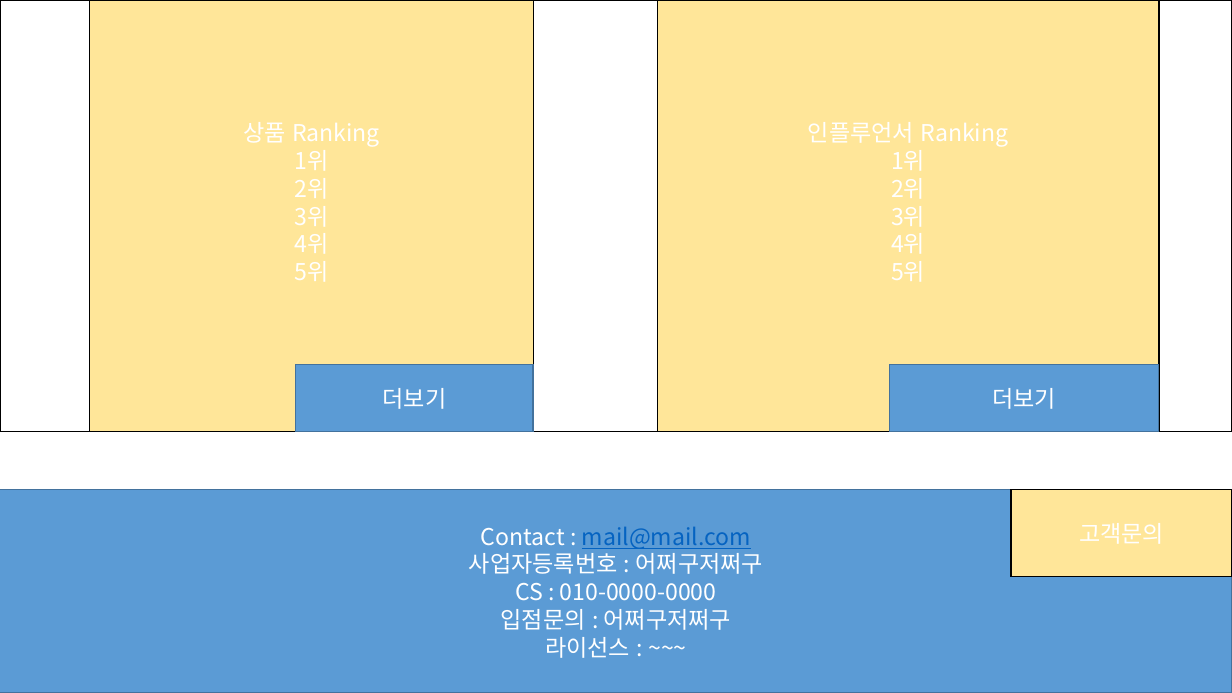
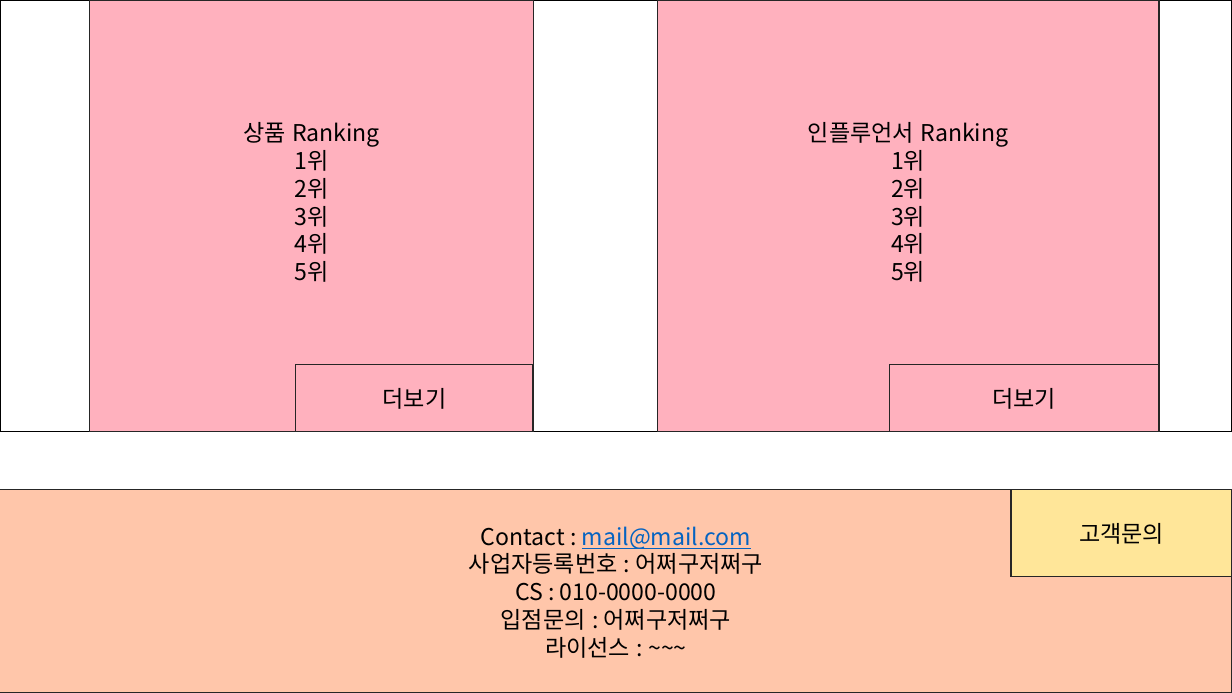
Before and after one commit to lectykim/sreview, a slide deck: slide 5 of hi/view powerpoint.pptx. Drawn at 1232x693 pixels with LibreOffice and Linux fonts; fonts in the diff are those of the drawing. Boxes give left, top, right and bottom in pixels: in the first picture for what was removed or moved away, otherwise in the second. Text is boxed around its words. In the diff, an @@ line names an element or a change of style, - is before the commit and + after.

Commit message:
change color

```diff
--- a/hi/view powerpoint.pptx
+++ b/hi/view powerpoint.pptx
@@ rectangle "상품 Ranking" at [90, 0, 533, 432]: fill #FFE699 to #FFB1BE; outline #000000 1 pt to #262626 1 pt @@
@@ rectangle "인플루언서 Ranking" at [657, 0, 1159, 432]: fill #FFE699 to #FFB1BE; outline #000000 1 pt to #262626 1 pt @@
@@ text in rectangle at [243, 122, 380, 282]: text added @@
+상품 Ranking
+1위
+2위
+3위
+4위
+5위
@@ text in rectangle at [808, 122, 1009, 282]: text added @@
+인플루언서 Ranking
+1위
+2위
+3위
+4위
+5위
@@ rectangle "더보기" at [296, 364, 533, 432]: text colour #FFFFFF to #000000; fill #5B9BD5 to #FFB1BE; outline #43739E 1 pt to #262626 1 pt @@
@@ rectangle "더보기" at [890, 364, 1159, 432]: text colour #FFFFFF to #000000; fill #5B9BD5 to #FFB1BE; outline #43739E 1 pt to #262626 1 pt @@
@@ rectangle "Contact : mail@mail.com" at [0, 490, 1232, 693]: text colour #FFFFFF to #000000 in "Contact :", "사업자등록번호 : 어쩌구저쩌구", "CS : 010-0000-0000", "입점문의 : 어쩌구저쩌구" and 1 more places; fill #5B9BD5 to #FFC6AA; outline #43739E 1 pt to #262626 1 pt @@
@@ rectangle "고객문의" at [1011, 490, 1232, 577]: outline #000000 1 pt to #262626 1 pt @@
@@ text in rectangle at [1079, 523, 1164, 544]: text added @@
+고객문의
```
Also in this commit, not shown: 15 other slides changed.
